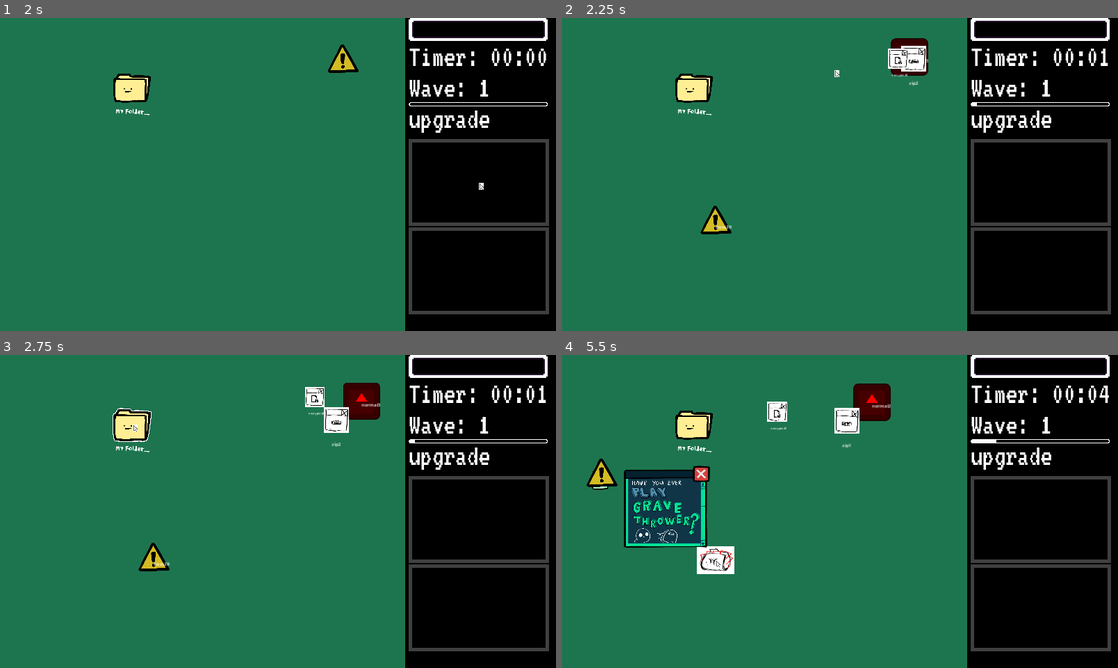
Above: before the commit, frames 1-4 (two rows, left to right).
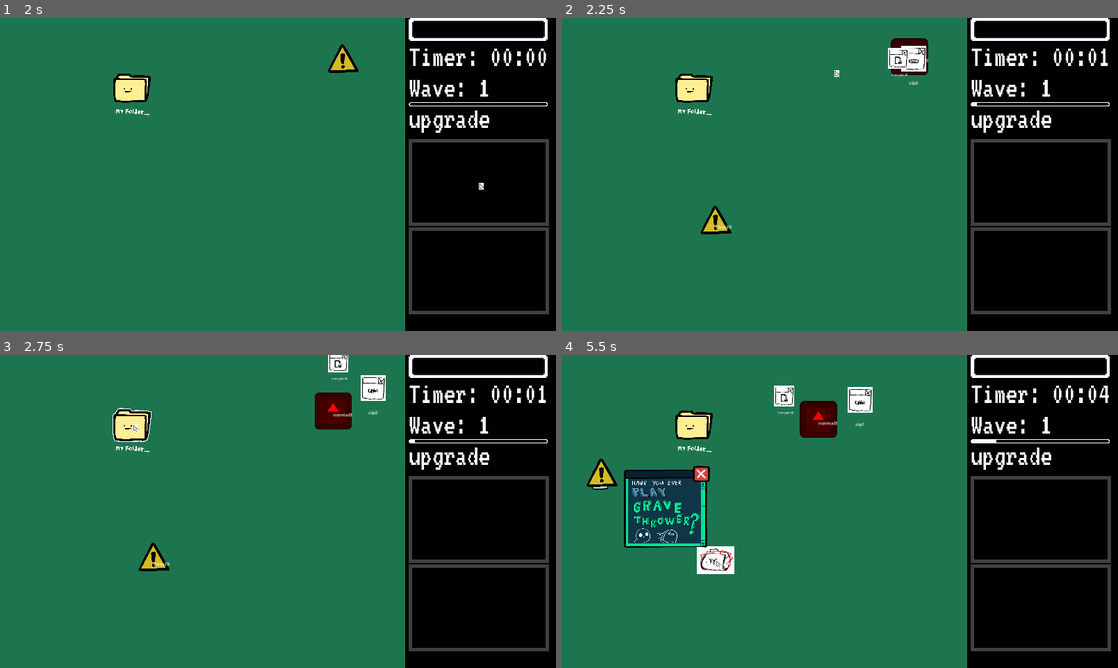
Above: after the commit, the same moments.

Repository: icheft524/Folder-Brawler
Game: Godot game, scene res://menu.tscn
Same seed, same stepped clock (60 frames per second), same inputs: the game is played once before the commit and once after it. The engine's default icon, where the game draws it, is replaced by a stand-in: a white triangle on a blue panel in a dark square.
Inputs (mouse positions are in pixels of both pictures, inside the frame that each line leads up to):
- Up to frame 1 (2 s): click (16, 36) at 0.5 s; tap Enter (ui_accept) at 1.25 s; drag from (133, 86) to (478, 183) at 1.27 s
- Up to frame 2 (2.25 s): drag from (906, 61) to (695, 86) at 2.02 s
- Up to frame 3 (2.75 s): no input
- Up to frame 4 (5.5 s): move the mouse to (923, 401) at 2.77 s; click (923, 401) at 2.85 s; drag from (745, 630) to (1040, 520) at 3.52 s; drag from (867, 420) to (1040, 608) at 4.27 s; drag from (795, 408) to (717, 558) at 5.02 s

Frame 1 is identical in both runs. In frame 2, 0.1% of the frame differs, in the area x 58-66%, y 6-22%; in frame 3, 2.0%; in frame 4, 2.4%, in the area x 36-60%, y 9-30%.

Commit message:
hover_pointer

Diff:
--- a/enemy/ads_file/ads_file.gd
+++ b/enemy/ads_file/ads_file.gd
@@ -123,27 +123,39 @@
 	if scale < Vector2(1,1):
 		get_viewport().set_input_as_handled()
 		get_parent().remove_child(self)
+		global.hand_mouse = false
+		global.mouse_in_ads = false
 		self.queue_free()
 
 func _on_drag_area_mouse_entered():
 	mouse_in = true
+	global.mouse_in_ads = true
 
 
 func _on_drag_area_mouse_exited():
 	mouse_in = false
+	global.mouse_in_ads = false
 
 
 func _on_close_area_mouse_entered():
 	mouse_close_in = true
+	if !global.inv_open:
+		global.hand_mouse = true
 
 
 func _on_close_area_mouse_exited():
 	mouse_close_in = false
+	if !global.inv_open && !global.mouse_in_enemy:
+		global.hand_mouse = false
 
 
 func _on_panel_mouse_entered():
 	mouse_in_ad = true
+	if !global.inv_open:
+		global.hand_mouse = true
 
 
 func _on_panel_mouse_exited():
 	mouse_in_ad = false
+	if !global.inv_open && !global.mouse_in_enemy:
+		global.hand_mouse = false
--- a/enemy/big_file/big_file.gd
+++ b/enemy/big_file/big_file.gd
@@ -71,15 +71,22 @@
 
 func _on_area_2d_mouse_entered():
 	mouse_in = true
+	global.mouse_in_enemy = true
+	if !global.inv_open && !global.mouse_in_ads:
+		global.hand_mouse = true
 
 
 func _on_area_2d_mouse_exited():
 	mouse_in = false
+	global.mouse_in_enemy = false
+	if !global.inv_open && !global.mouse_in_ads:
+		global.hand_mouse = false
 
 func dead():
 	if hp <= 0:
 		#sound.enemydeath()
 		global.shaking = true
+		global.hand_mouse = false
 		queue_free()
 
 func _on_area_2d_area_entered(area):
@@ -91,6 +98,8 @@
 		target.capacity += file_size
 		target.flash()
 		global.big_shaking =true
+		if mouse_in:
+			global.hand_mouse = false
 		queue_free()
 
 func indicating():
--- a/enemy/big_file/big_file.tscn
+++ b/enemy/big_file/big_file.tscn
@@ -18,7 +18,7 @@
 size = Vector2(115, 116)
 
 [sub_resource type="CircleShape2D" id="CircleShape2D_fxbdd"]
-radius = 63.6946
+radius = 87.6926
 
 [sub_resource type="Animation" id="Animation_83k0q"]
 length = 0.001
--- a/enemy/encrypted/encrypted_file.gd
+++ b/enemy/encrypted/encrypted_file.gd
@@ -69,14 +69,21 @@
 
 func _on_area_2d_mouse_entered():
 	mouse_in = true
+	global.mouse_in_enemy = true
+	if !global.inv_open && !global.mouse_in_ads:
+		global.hand_mouse = true
 
 
 func _on_area_2d_mouse_exited():
 	mouse_in = false
+	global.mouse_in_enemy = false
+	if !global.inv_open && !global.mouse_in_ads:
+		global.hand_mouse = false
 
 func dead():
 	if hp <= 0:
 		global.shaking = true
+		global.hand_mouse = false
 		queue_free()
 
 func _on_area_2d_area_entered(area):
@@ -88,6 +95,8 @@
 		target.flash()
 		target.capacity += file_size
 		global.shaking = true
+		if mouse_in:
+			global.hand_mouse = false
 		queue_free()
 
 func indicating():
--- a/enemy/encrypted/encrypted_file.tscn
+++ b/enemy/encrypted/encrypted_file.tscn
@@ -18,7 +18,7 @@
 radius = 42.0119
 
 [sub_resource type="CircleShape2D" id="CircleShape2D_x3klk"]
-radius = 36.3456
+radius = 54.1479
 
 [sub_resource type="Animation" id="Animation_83k0q"]
 length = 0.001
--- a/enemy/normal_file/normal_file.gd
+++ b/enemy/normal_file/normal_file.gd
@@ -77,18 +77,26 @@
 
 func _on_area_2d_mouse_entered():
 	mouse_in = true
+	global.mouse_in_enemy = true
+	if !global.inv_open && !global.mouse_in_ads:
+		global.hand_mouse = true
 	$Sprite2D.texture = load("res://art/enemy/enemywindow_click.png")
 
 
 func _on_area_2d_mouse_exited():
 	mouse_in = false
+	global.mouse_in_enemy = false
+	if !global.inv_open && !global.mouse_in_ads:
+		global.hand_mouse = false
 	$Sprite2D.texture = load("res://art/enemy/enemywindow.png")
 
 func dead():
 	if hp <= 0:
 		#sound.enemydeath()
 		global.shaking = true
+		global.hand_mouse = false
 		queue_free()
+
 
 func indicating():
 	$indicatoranim.play("indicate")
@@ -116,4 +124,6 @@
 		target.capacity += file_size
 		global.shaking = true
 		target.flash()
+		if mouse_in:
+			global.hand_mouse = false
 		queue_free()
--- a/enemy/normal_file/normal_file.tscn
+++ b/enemy/normal_file/normal_file.tscn
@@ -96,7 +96,7 @@
 }
 
 [sub_resource type="CircleShape2D" id="CircleShape2D_7i8ut"]
-radius = 52.6118
+radius = 128.445
 
 [sub_resource type="Animation" id="Animation_83k0q"]
 length = 0.001
--- a/enemy/zip_file/zip_file.gd
+++ b/enemy/zip_file/zip_file.gd
@@ -75,14 +75,21 @@
 
 func _on_area_2d_mouse_entered():
 	mouse_in = true
+	global.mouse_in_enemy = true
+	if !global.inv_open && !global.mouse_in_ads:
+		global.hand_mouse = true
 
 
 func _on_area_2d_mouse_exited():
 	mouse_in = false
+	global.mouse_in_enemy = false
+	if !global.inv_open && !global.mouse_in_ads:
+		global.hand_mouse = false
 
 func dead():
 	if hp <= 0:
 		global.shaking = true
+		global.hand_mouse = false
 		queue_free()
 		_spawn_file(3)
 
@@ -104,6 +111,8 @@
 		global.shaking = true
 		sound.playerhit()
 		target.flash()
+		if mouse_in:
+			global.hand_mouse = false
 		queue_free()
 
 func indicating():
--- a/enemy/zip_file/zip_file.tscn
+++ b/enemy/zip_file/zip_file.tscn
@@ -18,7 +18,7 @@
 radius = 56.0089
 
 [sub_resource type="CircleShape2D" id="CircleShape2D_vjjfj"]
-radius = 44.0114
+radius = 69.4262
 
 [sub_resource type="Animation" id="Animation_83k0q"]
 length = 0.001
--- a/folder/folder.gd
+++ b/folder/folder.gd
@@ -46,6 +46,7 @@
 func _ready():
 	inv.allremoved()
 	global.target = self
+	global.hand_mouse = false
 	pass
 
 func _process(delta):
--- a/folder/folder_inventory.gd
+++ b/folder/folder_inventory.gd
@@ -89,7 +89,9 @@
 
 func _on_esc_button_mouse_entered():
 	mouse_in_esc = true
+	global.hand_mouse = true
 
 
 func _on_esc_button_mouse_exited():
 	mouse_in_esc = false
+	global.hand_mouse = false
--- a/global.gd
+++ b/global.gd
@@ -14,3 +14,5 @@
 var big_shaking = false
 var on_upgrade = false
 var hand_mouse = false
+var mouse_in_ads = false
+var mouse_in_enemy = false
